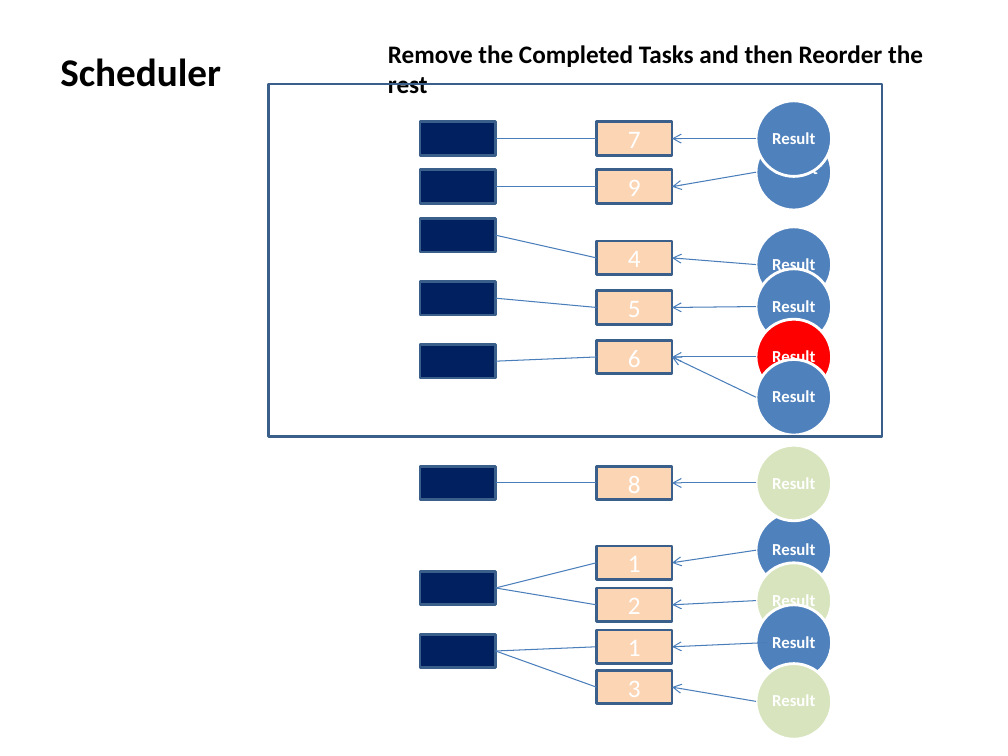
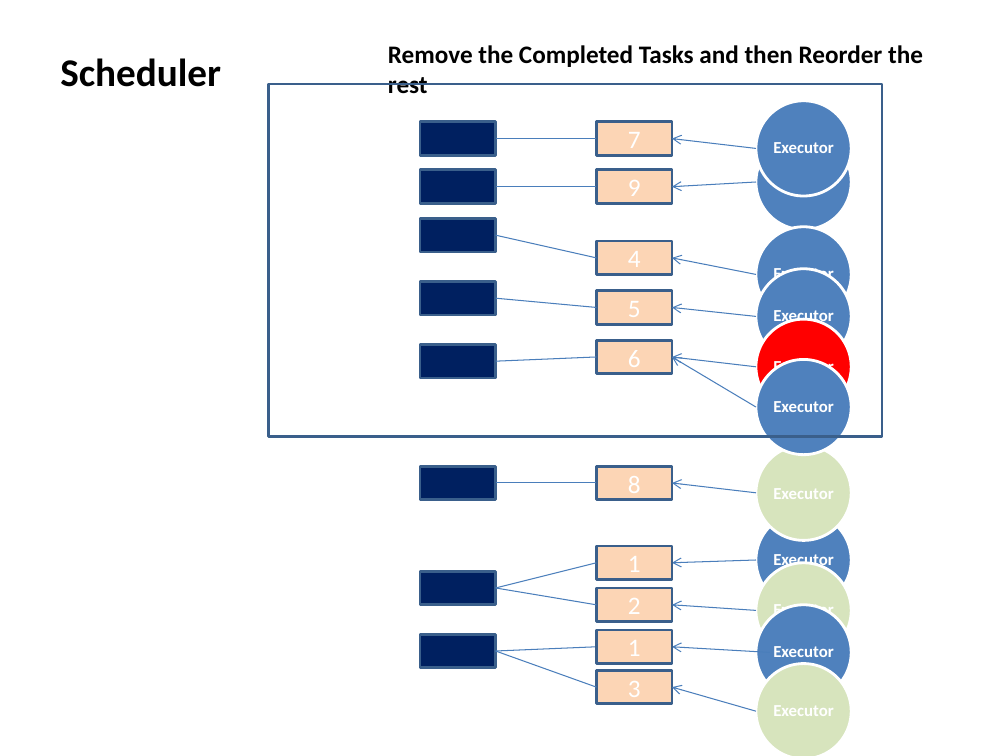
Before and after one commit to happylennychen/BCLabManager, a slide deck: slide 8 of Doc/V5 design doc.pptx. Drawn at 1008x756 pixels with LibreOffice and Linux fonts; fonts in the diff are those of the drawing. Boxes give left, top, right and bottom in pixels: in the first picture for what was removed or moved away, otherwise in the second. Text is boxed around its words. In the diff, an @@ line names an element or a change of style, - is before the commit and + after.

```diff
--- a/Doc/V5 design doc.pptx
+++ b/Doc/V5 design doc.pptx
@@ ellipse: place and size @@
-ellipse at box(756, 101, 832, 176)
+ellipse at box(756, 101, 851, 196)
@@ arrow moved from (756, 139) - (672, 139) to (756, 148) - (672, 139) @@
@@ ellipse: place and size @@
-ellipse at box(756, 134, 832, 210)
+ellipse at box(756, 134, 851, 229)
@@ text at box(773, 142, 834, 153): text changed @@
-Result
+Executor
@@ text at box(777, 179, 838, 188): text changed @@
-Result
+Executor
@@ arrow moved from (756, 172) - (672, 186) to (756, 182) - (672, 186) @@
@@ ellipse: place and size @@
-ellipse at box(756, 227, 832, 302)
+ellipse at box(756, 227, 851, 322)
@@ arrow moved from (756, 264) - (672, 258) to (756, 274) - (672, 258) @@
@@ ellipse: place and size @@
-ellipse at box(756, 269, 832, 345)
+ellipse at box(756, 269, 851, 364)
@@ text at box(773, 267, 834, 282): text changed @@
-Result
+Executor
@@ arrow moved from (756, 306) - (672, 307) to (756, 317) - (672, 307) @@
@@ ellipse: place and size @@
-ellipse at box(756, 320, 832, 395)
+ellipse at box(756, 320, 851, 414)
@@ text at box(773, 308, 834, 326): text changed @@
-Result
+Executor
@@ arrow moved from (756, 397) - (672, 357) to (756, 407) - (672, 357) @@
@@ arrow moved from (756, 357) - (672, 357) to (756, 367) - (672, 357) @@
@@ text at box(773, 358, 834, 372): text changed @@
-Result
+Executor
@@ ellipse: place and size @@
-ellipse at box(756, 360, 832, 435)
+ellipse at box(756, 360, 851, 455)
@@ text at box(773, 401, 834, 412): text changed @@
-Result
+Executor
@@ ellipse: place and size @@
-ellipse at box(756, 446, 832, 521)
+ellipse at box(756, 446, 851, 540)
@@ arrow moved from (756, 483) - (672, 483) to (756, 493) - (672, 483) @@
@@ ellipse: place and size @@
-ellipse at box(756, 512, 832, 588)
+ellipse at box(756, 512, 851, 607)
@@ arrow moved from (756, 550) - (672, 562) to (756, 560) - (672, 562) @@
@@ ellipse: place and size @@
-ellipse at box(756, 562, 832, 638)
+ellipse at box(756, 562, 851, 657)
@@ text at box(773, 551, 834, 569): text changed @@
-Result
+Executor
@@ arrow moved from (756, 601) - (672, 605) to (756, 611) - (672, 605) @@
@@ ellipse: place and size @@
-ellipse at box(756, 605, 832, 680)
+ellipse at box(756, 605, 851, 700)
@@ text at box(773, 602, 834, 618): text changed @@
-Result
+Executor
@@ arrow moved from (767, 643) - (672, 647) to (770, 652) - (672, 647) @@
@@ text at box(773, 646, 834, 657): text changed @@
-Result
+Executor
@@ arrow moved from (756, 702) - (672, 687) to (756, 712) - (672, 687) @@
@@ ellipse: place and size @@
-ellipse at box(756, 663, 832, 739)
+ellipse at box(756, 663, 851, 756)
```
Also in this commit, not shown: 6 other slides changed, 7 other files.
